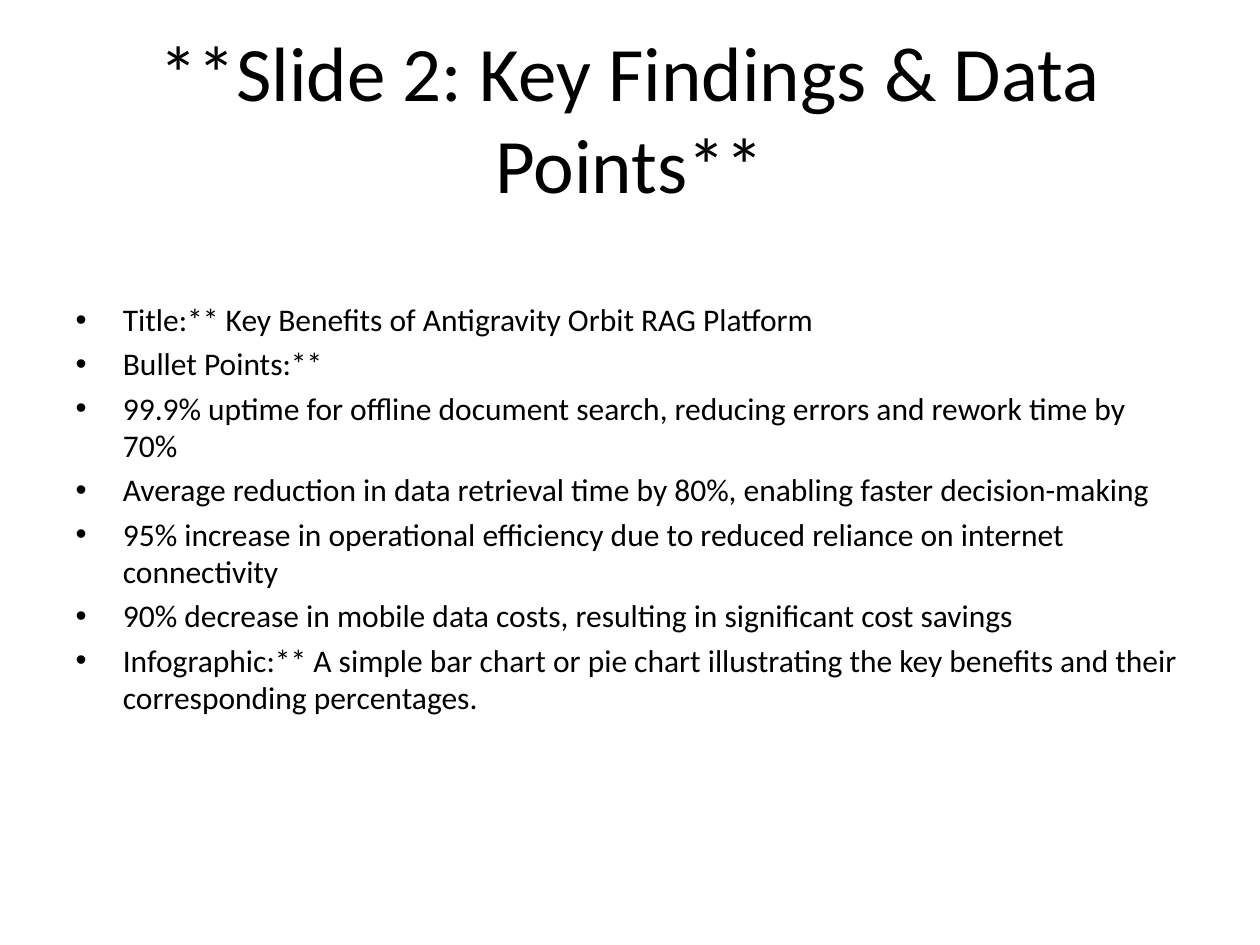
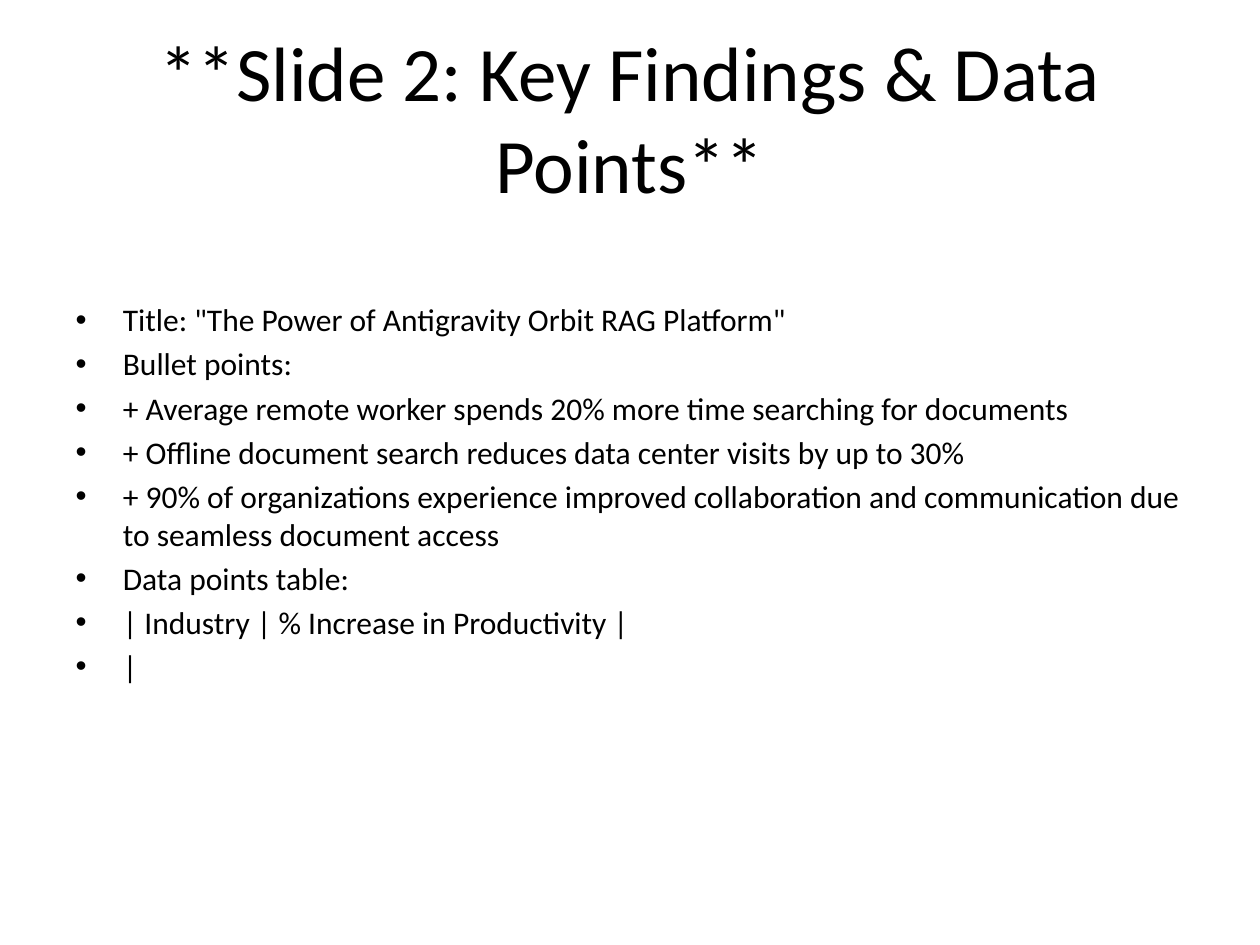
Before and after one commit to kalakonda-akshay/RAG, a slide deck: slide 3 of data/reports/audit_test.pptx (slide 4 before the commit). Drawn at 1260x945 pixels with LibreOffice and Linux fonts; fonts in the diff are those of the drawing. Boxes give left, top, right and bottom in pixels: in the first picture for what was removed or moved away, otherwise in the second. Text is boxed around its words. In the diff, an @@ line names an element or a change of style, - is before the commit and + after.

```diff
--- a/data/reports/audit_test.pptx
+++ b/data/reports/audit_test.pptx
@@ text at (x1=123, y1=309, x2=1179, y2=639): text changed @@
-• Title:** Key Benefits of Antigravity Orbit RAG Platform
-• Bullet Points:**
-• 99.9% uptime for offline document search, reducing errors and rework time by 70%
-• Average reduction in data retrieval time by 80%, enabling faster decision-making
-• 95% increase in operational efficiency due to reduced reliance on internet connectivity
-• 90% decrease in mobile data costs, resulting in significant cost savings
-• Infographic:** A simple bar chart or pie chart illustrating the key benefits and their corresponding percentages.
+• Title: "The Power of Antigravity Orbit RAG Platform"
+• Bullet points:
+• + Average remote worker spends 20% more time searching for documents
+• + Offline document search reduces data center visits by up to 30%
+• + 90% of organizations experience improved collaboration and communication due to seamless document access
+• Data points table:
+• | Industry | % Increase in Productivity |
+• |
```
Also in this commit, not shown: 2 other slides changed, 1 slide added, 1 slide removed, 4 other files.
